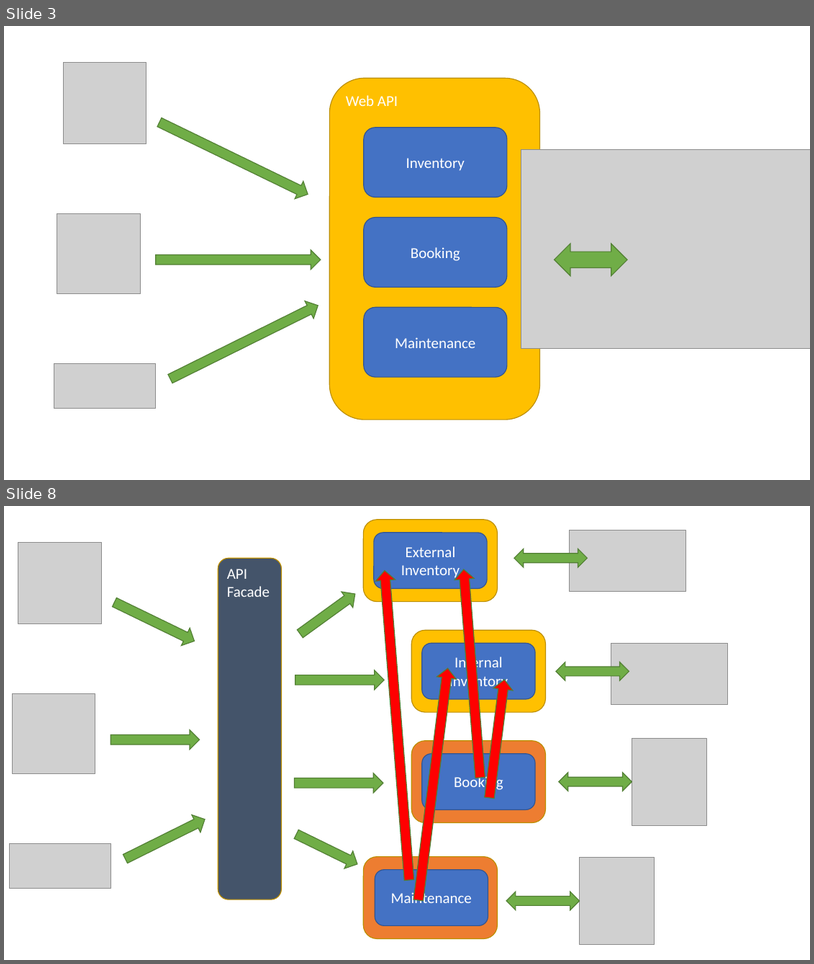
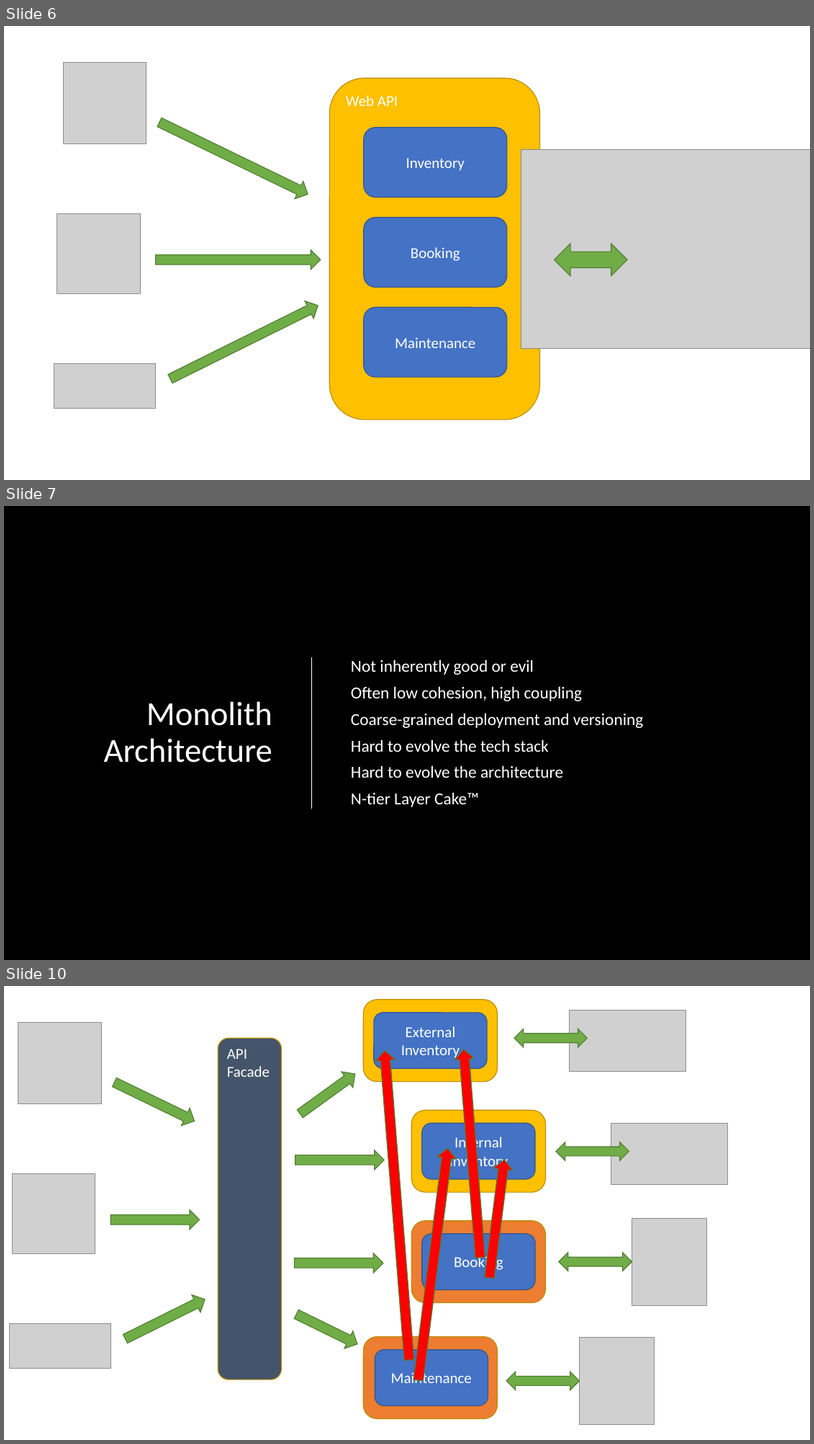
Before and after one commit to jplane/event-based-microservices, a slide deck: Event-based Microservices.pptx. Shown one above the other, each under a label of ours: slides 3 and 8 before the commit, slides 6, 7 and 10 after it; the slides between them are not shown. The pictures are 814x964 and 814x1444 pixels, drawn with LibreOffice and Linux fonts; fonts in the diff are those of the drawing; grey boxes stand for pictures; background and template pictures are left out. Boxes give left, top, right and bottom in pixels: in the first picture for what was removed or moved away, otherwise in the second. Text is boxed around its words. In the diff, an @@ line names an element or a change of style, - is before the commit and + after.

```diff
--- a/Event-based Microservices.pptx
+++ b/Event-based Microservices.pptx
@@ slide 7 added at bbox=[4, 506, 810, 960], background picture (left out) @@
@@ line added from (312, 657) to (312, 808), #FFFFFF 1.25 pt @@
@@ text added at bbox=[351, 659, 643, 807], 20 pt, text #FFFFFF @@
+Not inherently good or evil
+Often low cohesion, high coupling
+Coarse-grained deployment and versioning
+Hard to evolve the tech stack
+Hard to evolve the architecture
+N-tier Layer Cake™
@@ title added at bbox=[104, 701, 273, 762], 40 pt, text #FFFFFF @@
+Monolith Architecture
@@ what was slide 3 is now slide 6 @@
@@ what was slide 8 is now slide 10 @@
```
Also in this commit, not shown: 4 slides changed, 8 other slides added, 3 slides removed, 15 other files.
